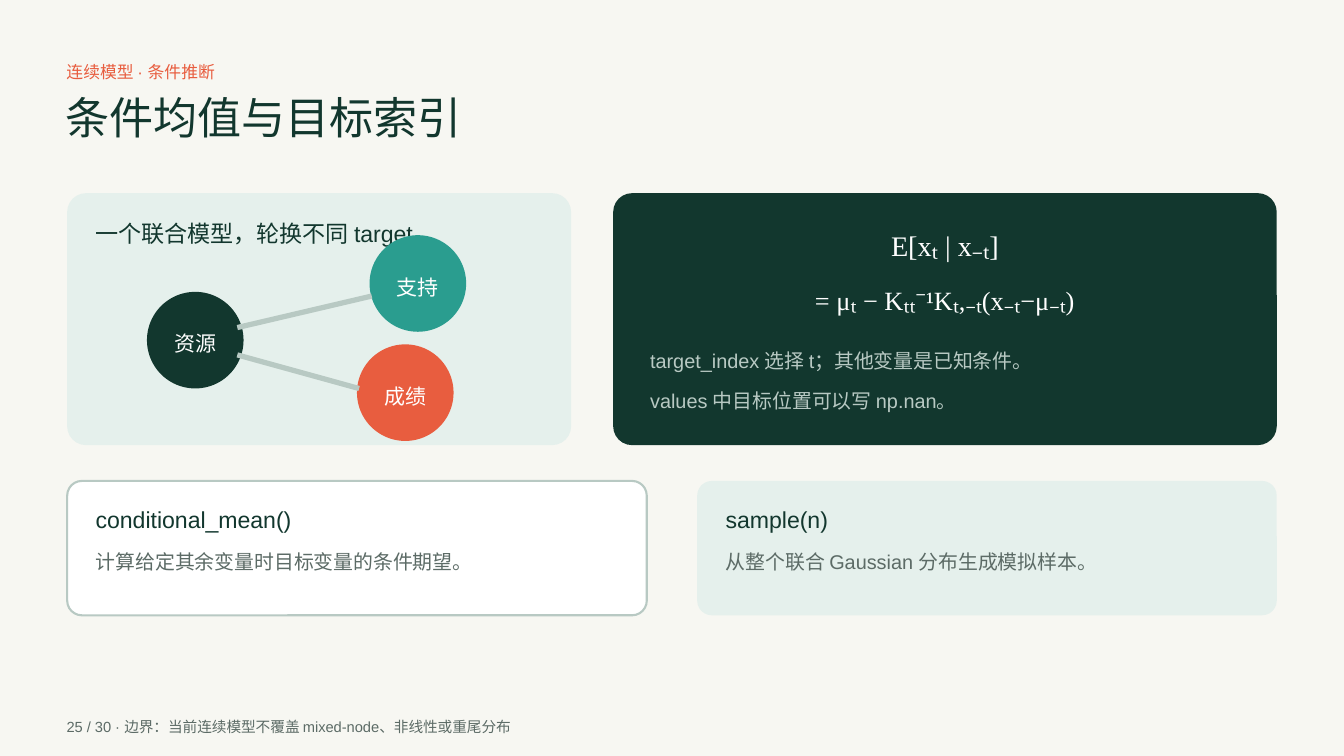
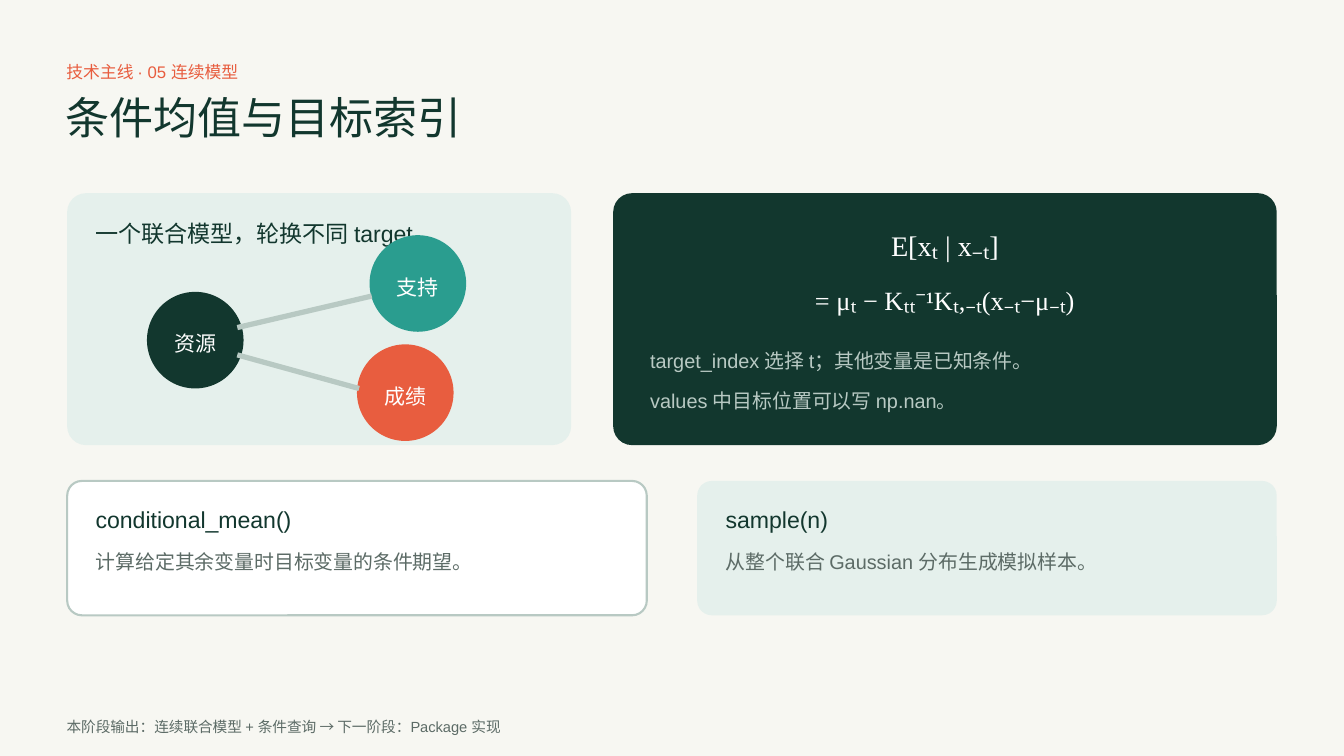
Before and after one commit to sqsssq/edu-analysis, a slide deck: slide 25 of output/pptx/learnenergy-foundations-technical-report-cn-v2.pptx. Drawn at 1344x756 pixels with LibreOffice and Linux fonts; fonts in the diff are those of the drawing. Boxes give left, top, right and bottom in pixels: in the first picture for what was removed or moved away, otherwise in the second. Text is boxed around its words. In the diff, an @@ line names an element or a change of style, - is before the commit and + after.

```diff
--- a/output/pptx/learnenergy-foundations-technical-report-cn-v2.pptx
+++ b/output/pptx/learnenergy-foundations-technical-report-cn-v2.pptx
@@ text at box(66, 64, 238, 80): text changed @@
-连续模型 · 条件推断
+技术主线 · 05 连续模型
@@ text at box(67, 719, 500, 735): text changed @@
-25 / 30 · 边界：当前连续模型不覆盖 mixed-node、非线性或重尾分布
+本阶段输出：连续联合模型 + 条件查询 → 下一阶段：Package 实现
```
Also in this commit, not shown: 28 other slides changed, 1 slide added, 1 slide removed.
